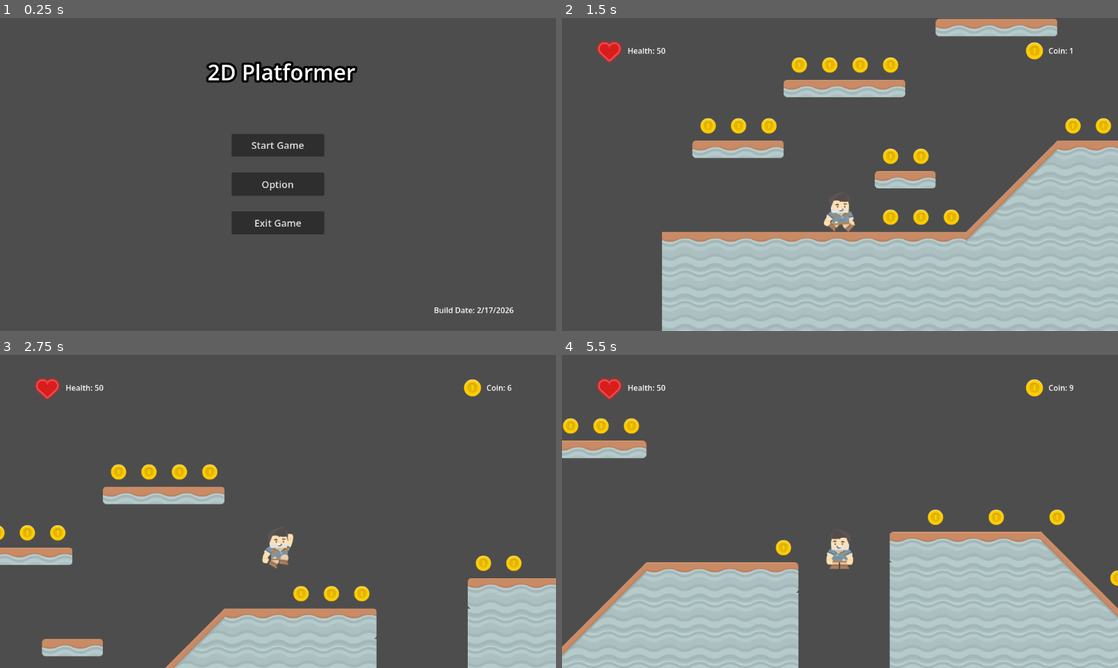
Above: before the commit, frames 1-4 (two rows, left to right).
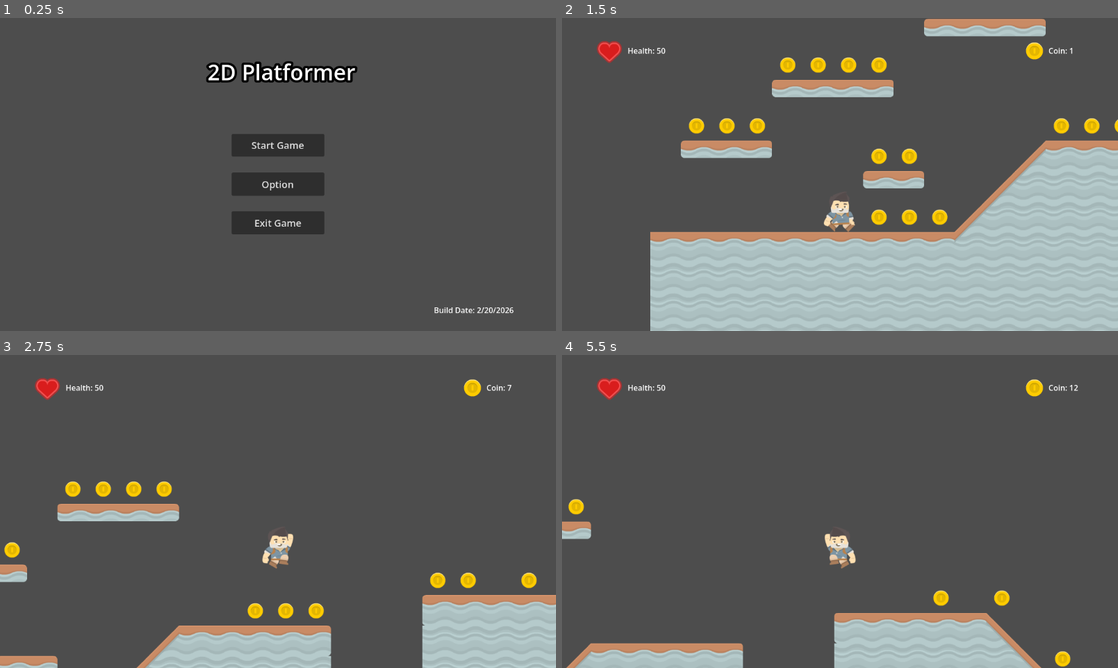
Above: after the commit, the same moments.

Repository: CBKain23/godotprojectplayground
Game: Godot game, scene res://ui/main_menu.tscn
Two runs of this game, one before a commit and one after it. Both use one fixed random seed, a clock stepped at 60 frames per second and the inputs below.
Inputs:
- Up to frame 1 (0.25 s): no input
- Up to frame 2 (1.5 s): click "Start Game" at 0.5 s; hold Right (move_right) from 1.28 s (still down); hold Shift (sprint) from 1.28 s (still down)
- Up to frame 3 (2.75 s): keep holding Right (move_right); tap Space (jump) at 1.52, 2.27 s; release Shift (sprint) at 2.03 s; tap Shift (sprint) at 2.1 s
- Up to frame 4 (5.5 s): release Right (move_right) at 2.78 s; hold Left (move_left) 2.78-3.53 s; hold Shift (sprint) 2.78-3.53 s; hold Right (move_right) 3.53-5.03 s; tap Shift (sprint) at 3.6, 5.1 s; tap Space (jump) at 3.77, 4.52, 5.27 s; hold Shift (sprint) 4.28-5.03 s; hold Left (move_left) from 5.03 s (still down)

The runs differ from the first frame. In frame 1, less than 0.1% of the frame differs, in the area x 87-89%, y 92-95%; in frame 2, 6.6%; in frame 3, 14%; in frame 4, 28%, in the area x 0-100%, y 9-100%.

Commit message:
Implemented Sprinting plus new build

Diff:
--- a/levels/2d_playground_space.tscn
+++ b/levels/2d_playground_space.tscn
@@ -40,71 +40,71 @@
 
 [connection signal="body_entered" from="TileMap/MapLayer/EndGameFlag" to="TileMap/MapLayer/EndGameFlag" method="_on_body_entered"]
 [connection signal="area_entered" from="TileMap/CollectibleLayer/Coin" to="TileMap/CollectibleLayer/Coin" method="_on_area_entered"]
-[connection signal="area_entered" from="TileMap/CollectibleLayer/@Area2D@26524" to="TileMap/CollectibleLayer/@Area2D@26524" method="_on_area_entered"]
-[connection signal="area_entered" from="TileMap/CollectibleLayer/@Area2D@26525" to="TileMap/CollectibleLayer/@Area2D@26525" method="_on_area_entered"]
-[connection signal="area_entered" from="TileMap/CollectibleLayer/@Area2D@26526" to="TileMap/CollectibleLayer/@Area2D@26526" method="_on_area_entered"]
-[connection signal="area_entered" from="TileMap/CollectibleLayer/@Area2D@26527" to="TileMap/CollectibleLayer/@Area2D@26527" method="_on_area_entered"]
-[connection signal="area_entered" from="TileMap/CollectibleLayer/@Area2D@26528" to="TileMap/CollectibleLayer/@Area2D@26528" method="_on_area_entered"]
-[connection signal="area_entered" from="TileMap/CollectibleLayer/@Area2D@26529" to="TileMap/CollectibleLayer/@Area2D@26529" method="_on_area_entered"]
-[connection signal="area_entered" from="TileMap/CollectibleLayer/@Area2D@26530" to="TileMap/CollectibleLayer/@Area2D@26530" method="_on_area_entered"]
-[connection signal="area_entered" from="TileMap/CollectibleLayer/@Area2D@26531" to="TileMap/CollectibleLayer/@Area2D@26531" method="_on_area_entered"]
-[connection signal="area_entered" from="TileMap/CollectibleLayer/@Area2D@26532" to="TileMap/CollectibleLayer/@Area2D@26532" method="_on_area_entered"]
-[connection signal="area_entered" from="TileMap/CollectibleLayer/@Area2D@26533" to="TileMap/CollectibleLayer/@Area2D@26533" method="_on_area_entered"]
-[connection signal="area_entered" from="TileMap/CollectibleLayer/@Area2D@26534" to="TileMap/CollectibleLayer/@Area2D@26534" method="_on_area_entered"]
-[connection signal="area_entered" from="TileMap/CollectibleLayer/@Area2D@26535" to="TileMap/CollectibleLayer/@Area2D@26535" method="_on_area_entered"]
-[connection signal="area_entered" from="TileMap/CollectibleLayer/@Area2D@26536" to="TileMap/CollectibleLayer/@Area2D@26536" method="_on_area_entered"]
-[connection signal="area_entered" from="TileMap/CollectibleLayer/@Area2D@26537" to="TileMap/CollectibleLayer/@Area2D@26537" method="_on_area_entered"]
-[connection signal="area_entered" from="TileMap/CollectibleLayer/@Area2D@26538" to="TileMap/CollectibleLayer/@Area2D@26538" method="_on_area_entered"]
-[connection signal="area_entered" from="TileMap/CollectibleLayer/@Area2D@26539" to="TileMap/CollectibleLayer/@Area2D@26539" method="_on_area_entered"]
-[connection signal="area_entered" from="TileMap/CollectibleLayer/@Area2D@26540" to="TileMap/CollectibleLayer/@Area2D@26540" method="_on_area_entered"]
-[connection signal="area_entered" from="TileMap/CollectibleLayer/@Area2D@26541" to="TileMap/CollectibleLayer/@Area2D@26541" method="_on_area_entered"]
-[connection signal="area_entered" from="TileMap/CollectibleLayer/@Area2D@26542" to="TileMap/CollectibleLayer/@Area2D@26542" method="_on_area_entered"]
-[connection signal="area_entered" from="TileMap/CollectibleLayer/@Area2D@26543" to="TileMap/CollectibleLayer/@Area2D@26543" method="_on_area_entered"]
-[connection signal="area_entered" from="TileMap/CollectibleLayer/@Area2D@26544" to="TileMap/CollectibleLayer/@Area2D@26544" method="_on_area_entered"]
-[connection signal="area_entered" from="TileMap/CollectibleLayer/@Area2D@26545" to="TileMap/CollectibleLayer/@Area2D@26545" method="_on_area_entered"]
-[connection signal="area_entered" from="TileMap/CollectibleLayer/@Area2D@26546" to="TileMap/CollectibleLayer/@Area2D@26546" method="_on_area_entered"]
-[connection signal="area_entered" from="TileMap/CollectibleLayer/@Area2D@26547" to="TileMap/CollectibleLayer/@Area2D@26547" method="_on_area_entered"]
-[connection signal="area_entered" from="TileMap/CollectibleLayer/@Area2D@26548" to="TileMap/CollectibleLayer/@Area2D@26548" method="_on_area_entered"]
-[connection signal="area_entered" from="TileMap/CollectibleLayer/@Area2D@26549" to="TileMap/CollectibleLayer/@Area2D@26549" method="_on_area_entered"]
-[connection signal="area_entered" from="TileMap/CollectibleLayer/@Area2D@26550" to="TileMap/CollectibleLayer/@Area2D@26550" method="_on_area_entered"]
-[connection signal="area_entered" from="TileMap/CollectibleLayer/@Area2D@26551" to="TileMap/CollectibleLayer/@Area2D@26551" method="_on_area_entered"]
-[connection signal="area_entered" from="TileMap/CollectibleLayer/@Area2D@26552" to="TileMap/CollectibleLayer/@Area2D@26552" method="_on_area_entered"]
-[connection signal="area_entered" from="TileMap/CollectibleLayer/@Area2D@26553" to="TileMap/CollectibleLayer/@Area2D@26553" method="_on_area_entered"]
-[connection signal="area_entered" from="TileMap/CollectibleLayer/@Area2D@26554" to="TileMap/CollectibleLayer/@Area2D@26554" method="_on_area_entered"]
-[connection signal="area_entered" from="TileMap/CollectibleLayer/@Area2D@26555" to="TileMap/CollectibleLayer/@Area2D@26555" method="_on_area_entered"]
-[connection signal="area_entered" from="TileMap/CollectibleLayer/@Area2D@26556" to="TileMap/CollectibleLayer/@Area2D@26556" method="_on_area_entered"]
-[connection signal="area_entered" from="TileMap/CollectibleLayer/@Area2D@26557" to="TileMap/CollectibleLayer/@Area2D@26557" method="_on_area_entered"]
-[connection signal="area_entered" from="TileMap/CollectibleLayer/@Area2D@26558" to="TileMap/CollectibleLayer/@Area2D@26558" method="_on_area_entered"]
-[connection signal="area_entered" from="TileMap/CollectibleLayer/@Area2D@26559" to="TileMap/CollectibleLayer/@Area2D@26559" method="_on_area_entered"]
-[connection signal="area_entered" from="TileMap/CollectibleLayer/@Area2D@26560" to="TileMap/CollectibleLayer/@Area2D@26560" method="_on_area_entered"]
-[connection signal="area_entered" from="TileMap/CollectibleLayer/@Area2D@26561" to="TileMap/CollectibleLayer/@Area2D@26561" method="_on_area_entered"]
-[connection signal="area_entered" from="TileMap/CollectibleLayer/@Area2D@26562" to="TileMap/CollectibleLayer/@Area2D@26562" method="_on_area_entered"]
-[connection signal="area_entered" from="TileMap/CollectibleLayer/@Area2D@26563" to="TileMap/CollectibleLayer/@Area2D@26563" method="_on_area_entered"]
-[connection signal="area_entered" from="TileMap/CollectibleLayer/@Area2D@26564" to="TileMap/CollectibleLayer/@Area2D@26564" method="_on_area_entered"]
-[connection signal="area_entered" from="TileMap/CollectibleLayer/@Area2D@26565" to="TileMap/CollectibleLayer/@Area2D@26565" method="_on_area_entered"]
-[connection signal="area_entered" from="TileMap/CollectibleLayer/@Area2D@26566" to="TileMap/CollectibleLayer/@Area2D@26566" method="_on_area_entered"]
-[connection signal="area_entered" from="TileMap/CollectibleLayer/@Area2D@26567" to="TileMap/CollectibleLayer/@Area2D@26567" method="_on_area_entered"]
-[connection signal="area_entered" from="TileMap/CollectibleLayer/@Area2D@26568" to="TileMap/CollectibleLayer/@Area2D@26568" method="_on_area_entered"]
-[connection signal="area_entered" from="TileMap/CollectibleLayer/@Area2D@26569" to="TileMap/CollectibleLayer/@Area2D@26569" method="_on_area_entered"]
-[connection signal="area_entered" from="TileMap/CollectibleLayer/@Area2D@26570" to="TileMap/CollectibleLayer/@Area2D@26570" method="_on_area_entered"]
-[connection signal="area_entered" from="TileMap/CollectibleLayer/@Area2D@26571" to="TileMap/CollectibleLayer/@Area2D@26571" method="_on_area_entered"]
-[connection signal="area_entered" from="TileMap/CollectibleLayer/@Area2D@26572" to="TileMap/CollectibleLayer/@Area2D@26572" method="_on_area_entered"]
-[connection signal="area_entered" from="TileMap/CollectibleLayer/@Area2D@26573" to="TileMap/CollectibleLayer/@Area2D@26573" method="_on_area_entered"]
-[connection signal="area_entered" from="TileMap/CollectibleLayer/@Area2D@26574" to="TileMap/CollectibleLayer/@Area2D@26574" method="_on_area_entered"]
-[connection signal="area_entered" from="TileMap/CollectibleLayer/@Area2D@26575" to="TileMap/CollectibleLayer/@Area2D@26575" method="_on_area_entered"]
-[connection signal="area_entered" from="TileMap/CollectibleLayer/@Area2D@26576" to="TileMap/CollectibleLayer/@Area2D@26576" method="_on_area_entered"]
-[connection signal="area_entered" from="TileMap/CollectibleLayer/@Area2D@26577" to="TileMap/CollectibleLayer/@Area2D@26577" method="_on_area_entered"]
-[connection signal="area_entered" from="TileMap/CollectibleLayer/@Area2D@26578" to="TileMap/CollectibleLayer/@Area2D@26578" method="_on_area_entered"]
-[connection signal="area_entered" from="TileMap/CollectibleLayer/@Area2D@26579" to="TileMap/CollectibleLayer/@Area2D@26579" method="_on_area_entered"]
-[connection signal="area_entered" from="TileMap/CollectibleLayer/@Area2D@26580" to="TileMap/CollectibleLayer/@Area2D@26580" method="_on_area_entered"]
-[connection signal="area_entered" from="TileMap/CollectibleLayer/@Area2D@26581" to="TileMap/CollectibleLayer/@Area2D@26581" method="_on_area_entered"]
-[connection signal="area_entered" from="TileMap/CollectibleLayer/@Area2D@26582" to="TileMap/CollectibleLayer/@Area2D@26582" method="_on_area_entered"]
-[connection signal="area_entered" from="TileMap/CollectibleLayer/@Area2D@26583" to="TileMap/CollectibleLayer/@Area2D@26583" method="_on_area_entered"]
-[connection signal="area_entered" from="TileMap/CollectibleLayer/@Area2D@26584" to="TileMap/CollectibleLayer/@Area2D@26584" method="_on_area_entered"]
-[connection signal="area_entered" from="TileMap/CollectibleLayer/@Area2D@26585" to="TileMap/CollectibleLayer/@Area2D@26585" method="_on_area_entered"]
-[connection signal="area_entered" from="TileMap/CollectibleLayer/@Area2D@26586" to="TileMap/CollectibleLayer/@Area2D@26586" method="_on_area_entered"]
-[connection signal="area_entered" from="TileMap/CollectibleLayer/@Area2D@26587" to="TileMap/CollectibleLayer/@Area2D@26587" method="_on_area_entered"]
-[connection signal="area_entered" from="TileMap/CollectibleLayer/@Area2D@26588" to="TileMap/CollectibleLayer/@Area2D@26588" method="_on_area_entered"]
-[connection signal="area_entered" from="TileMap/CollectibleLayer/@Area2D@26589" to="TileMap/CollectibleLayer/@Area2D@26589" method="_on_area_entered"]
-[connection signal="area_entered" from="TileMap/CollectibleLayer/@Area2D@26590" to="TileMap/CollectibleLayer/@Area2D@26590" method="_on_area_entered"]
-[connection signal="area_entered" from="TileMap/CollectibleLayer/@Area2D@26591" to="TileMap/CollectibleLayer/@Area2D@26591" method="_on_area_entered"]
+[connection signal="area_entered" from="TileMap/CollectibleLayer/@Area2D@31018" to="TileMap/CollectibleLayer/@Area2D@31018" method="_on_area_entered"]
+[connection signal="area_entered" from="TileMap/CollectibleLayer/@Area2D@31019" to="TileMap/CollectibleLayer/@Area2D@31019" method="_on_area_entered"]
+[connection signal="area_entered" from="TileMap/CollectibleLayer/@Area2D@31020" to="TileMap/CollectibleLayer/@Area2D@31020" method="_on_area_entered"]
+[connection signal="area_entered" from="TileMap/CollectibleLayer/@Area2D@31021" to="TileMap/CollectibleLayer/@Area2D@31021" method="_on_area_entered"]
+[connection signal="area_entered" from="TileMap/CollectibleLayer/@Area2D@31022" to="TileMap/CollectibleLayer/@Area2D@31022" method="_on_area_entered"]
+[connection signal="area_entered" from="TileMap/CollectibleLayer/@Area2D@31023" to="TileMap/CollectibleLayer/@Area2D@31023" method="_on_area_entered"]
+[connection signal="area_entered" from="TileMap/CollectibleLayer/@Area2D@31024" to="TileMap/CollectibleLayer/@Area2D@31024" method="_on_area_entered"]
+[connection signal="area_entered" from="TileMap/CollectibleLayer/@Area2D@31025" to="TileMap/CollectibleLayer/@Area2D@31025" method="_on_area_entered"]
+[connection signal="area_entered" from="TileMap/CollectibleLayer/@Area2D@31026" to="TileMap/CollectibleLayer/@Area2D@31026" method="_on_area_entered"]
+[connection signal="area_entered" from="TileMap/CollectibleLayer/@Area2D@31027" to="TileMap/CollectibleLayer/@Area2D@31027" method="_on_area_entered"]
+[connection signal="area_entered" from="TileMap/CollectibleLayer/@Area2D@31028" to="TileMap/CollectibleLayer/@Area2D@31028" method="_on_area_entered"]
+[connection signal="area_entered" from="TileMap/CollectibleLayer/@Area2D@31029" to="TileMap/CollectibleLayer/@Area2D@31029" method="_on_area_entered"]
+[connection signal="area_entered" from="TileMap/CollectibleLayer/@Area2D@31030" to="TileMap/CollectibleLayer/@Area2D@31030" method="_on_area_entered"]
+[connection signal="area_entered" from="TileMap/CollectibleLayer/@Area2D@31031" to="TileMap/CollectibleLayer/@Area2D@31031" method="_on_area_entered"]
+[connection signal="area_entered" from="TileMap/CollectibleLayer/@Area2D@31032" to="TileMap/CollectibleLayer/@Area2D@31032" method="_on_area_entered"]
+[connection signal="area_entered" from="TileMap/CollectibleLayer/@Area2D@31033" to="TileMap/CollectibleLayer/@Area2D@31033" method="_on_area_entered"]
+[connection signal="area_entered" from="TileMap/CollectibleLayer/@Area2D@31034" to="TileMap/CollectibleLayer/@Area2D@31034" method="_on_area_entered"]
+[connection signal="area_entered" from="TileMap/CollectibleLayer/@Area2D@31035" to="TileMap/CollectibleLayer/@Area2D@31035" method="_on_area_entered"]
+[connection signal="area_entered" from="TileMap/CollectibleLayer/@Area2D@31036" to="TileMap/CollectibleLayer/@Area2D@31036" method="_on_area_entered"]
+[connection signal="area_entered" from="TileMap/CollectibleLayer/@Area2D@31037" to="TileMap/CollectibleLayer/@Area2D@31037" method="_on_area_entered"]
+[connection signal="area_entered" from="TileMap/CollectibleLayer/@Area2D@31038" to="TileMap/CollectibleLayer/@Area2D@31038" method="_on_area_entered"]
+[connection signal="area_entered" from="TileMap/CollectibleLayer/@Area2D@31039" to="TileMap/CollectibleLayer/@Area2D@31039" method="_on_area_entered"]
+[connection signal="area_entered" from="TileMap/CollectibleLayer/@Area2D@31040" to="TileMap/CollectibleLayer/@Area2D@31040" method="_on_area_entered"]
+[connection signal="area_entered" from="TileMap/CollectibleLayer/@Area2D@31041" to="TileMap/CollectibleLayer/@Area2D@31041" method="_on_area_entered"]
+[connection signal="area_entered" from="TileMap/CollectibleLayer/@Area2D@31042" to="TileMap/CollectibleLayer/@Area2D@31042" method="_on_area_entered"]
+[connection signal="area_entered" from="TileMap/CollectibleLayer/@Area2D@31043" to="TileMap/CollectibleLayer/@Area2D@31043" method="_on_area_entered"]
+[connection signal="area_entered" from="TileMap/CollectibleLayer/@Area2D@31044" to="TileMap/CollectibleLayer/@Area2D@31044" method="_on_area_entered"]
+[connection signal="area_entered" from="TileMap/CollectibleLayer/@Area2D@31045" to="TileMap/CollectibleLayer/@Area2D@31045" method="_on_area_entered"]
+[connection signal="area_entered" from="TileMap/CollectibleLayer/@Area2D@31046" to="TileMap/CollectibleLayer/@Area2D@31046" method="_on_area_entered"]
+[connection signal="area_entered" from="TileMap/CollectibleLayer/@Area2D@31047" to="TileMap/CollectibleLayer/@Area2D@31047" method="_on_area_entered"]
+[connection signal="area_entered" from="TileMap/CollectibleLayer/@Area2D@31048" to="TileMap/CollectibleLayer/@Area2D@31048" method="_on_area_entered"]
+[connection signal="area_entered" from="TileMap/CollectibleLayer/@Area2D@31049" to="TileMap/CollectibleLayer/@Area2D@31049" method="_on_area_entered"]
+[connection signal="area_entered" from="TileMap/CollectibleLayer/@Area2D@31050" to="TileMap/CollectibleLayer/@Area2D@31050" method="_on_area_entered"]
+[connection signal="area_entered" from="TileMap/CollectibleLayer/@Area2D@31051" to="TileMap/CollectibleLayer/@Area2D@31051" method="_on_area_entered"]
+[connection signal="area_entered" from="TileMap/CollectibleLayer/@Area2D@31052" to="TileMap/CollectibleLayer/@Area2D@31052" method="_on_area_entered"]
+[connection signal="area_entered" from="TileMap/CollectibleLayer/@Area2D@31053" to="TileMap/CollectibleLayer/@Area2D@31053" method="_on_area_entered"]
+[connection signal="area_entered" from="TileMap/CollectibleLayer/@Area2D@31054" to="TileMap/CollectibleLayer/@Area2D@31054" method="_on_area_entered"]
+[connection signal="area_entered" from="TileMap/CollectibleLayer/@Area2D@31055" to="TileMap/CollectibleLayer/@Area2D@31055" method="_on_area_entered"]
+[connection signal="area_entered" from="TileMap/CollectibleLayer/@Area2D@31056" to="TileMap/CollectibleLayer/@Area2D@31056" method="_on_area_entered"]
+[connection signal="area_entered" from="TileMap/CollectibleLayer/@Area2D@31057" to="TileMap/CollectibleLayer/@Area2D@31057" method="_on_area_entered"]
+[connection signal="area_entered" from="TileMap/CollectibleLayer/@Area2D@31058" to="TileMap/CollectibleLayer/@Area2D@31058" method="_on_area_entered"]
+[connection signal="area_entered" from="TileMap/CollectibleLayer/@Area2D@31059" to="TileMap/CollectibleLayer/@Area2D@31059" method="_on_area_entered"]
+[connection signal="area_entered" from="TileMap/CollectibleLayer/@Area2D@31060" to="TileMap/CollectibleLayer/@Area2D@31060" method="_on_area_entered"]
+[connection signal="area_entered" from="TileMap/CollectibleLayer/@Area2D@31061" to="TileMap/CollectibleLayer/@Area2D@31061" method="_on_area_entered"]
+[connection signal="area_entered" from="TileMap/CollectibleLayer/@Area2D@31062" to="TileMap/CollectibleLayer/@Area2D@31062" method="_on_area_entered"]
+[connection signal="area_entered" from="TileMap/CollectibleLayer/@Area2D@31063" to="TileMap/CollectibleLayer/@Area2D@31063" method="_on_area_entered"]
+[connection signal="area_entered" from="TileMap/CollectibleLayer/@Area2D@31064" to="TileMap/CollectibleLayer/@Area2D@31064" method="_on_area_entered"]
+[connection signal="area_entered" from="TileMap/CollectibleLayer/@Area2D@31065" to="TileMap/CollectibleLayer/@Area2D@31065" method="_on_area_entered"]
+[connection signal="area_entered" from="TileMap/CollectibleLayer/@Area2D@31066" to="TileMap/CollectibleLayer/@Area2D@31066" method="_on_area_entered"]
+[connection signal="area_entered" from="TileMap/CollectibleLayer/@Area2D@31067" to="TileMap/CollectibleLayer/@Area2D@31067" method="_on_area_entered"]
+[connection signal="area_entered" from="TileMap/CollectibleLayer/@Area2D@31068" to="TileMap/CollectibleLayer/@Area2D@31068" method="_on_area_entered"]
+[connection signal="area_entered" from="TileMap/CollectibleLayer/@Area2D@31069" to="TileMap/CollectibleLayer/@Area2D@31069" method="_on_area_entered"]
+[connection signal="area_entered" from="TileMap/CollectibleLayer/@Area2D@31070" to="TileMap/CollectibleLayer/@Area2D@31070" method="_on_area_entered"]
+[connection signal="area_entered" from="TileMap/CollectibleLayer/@Area2D@31071" to="TileMap/CollectibleLayer/@Area2D@31071" method="_on_area_entered"]
+[connection signal="area_entered" from="TileMap/CollectibleLayer/@Area2D@31072" to="TileMap/CollectibleLayer/@Area2D@31072" method="_on_area_entered"]
+[connection signal="area_entered" from="TileMap/CollectibleLayer/@Area2D@31073" to="TileMap/CollectibleLayer/@Area2D@31073" method="_on_area_entered"]
+[connection signal="area_entered" from="TileMap/CollectibleLayer/@Area2D@31074" to="TileMap/CollectibleLayer/@Area2D@31074" method="_on_area_entered"]
+[connection signal="area_entered" from="TileMap/CollectibleLayer/@Area2D@31075" to="TileMap/CollectibleLayer/@Area2D@31075" method="_on_area_entered"]
+[connection signal="area_entered" from="TileMap/CollectibleLayer/@Area2D@31076" to="TileMap/CollectibleLayer/@Area2D@31076" method="_on_area_entered"]
+[connection signal="area_entered" from="TileMap/CollectibleLayer/@Area2D@31077" to="TileMap/CollectibleLayer/@Area2D@31077" method="_on_area_entered"]
+[connection signal="area_entered" from="TileMap/CollectibleLayer/@Area2D@31078" to="TileMap/CollectibleLayer/@Area2D@31078" method="_on_area_entered"]
+[connection signal="area_entered" from="TileMap/CollectibleLayer/@Area2D@31079" to="TileMap/CollectibleLayer/@Area2D@31079" method="_on_area_entered"]
+[connection signal="area_entered" from="TileMap/CollectibleLayer/@Area2D@31080" to="TileMap/CollectibleLayer/@Area2D@31080" method="_on_area_entered"]
+[connection signal="area_entered" from="TileMap/CollectibleLayer/@Area2D@31081" to="TileMap/CollectibleLayer/@Area2D@31081" method="_on_area_entered"]
+[connection signal="area_entered" from="TileMap/CollectibleLayer/@Area2D@31082" to="TileMap/CollectibleLayer/@Area2D@31082" method="_on_area_entered"]
+[connection signal="area_entered" from="TileMap/CollectibleLayer/@Area2D@31083" to="TileMap/CollectibleLayer/@Area2D@31083" method="_on_area_entered"]
+[connection signal="area_entered" from="TileMap/CollectibleLayer/@Area2D@31084" to="TileMap/CollectibleLayer/@Area2D@31084" method="_on_area_entered"]
+[connection signal="area_entered" from="TileMap/CollectibleLayer/@Area2D@31085" to="TileMap/CollectibleLayer/@Area2D@31085" method="_on_area_entered"]
--- a/scripts/player_controller.gd
+++ b/scripts/player_controller.gd
@@ -20,7 +20,7 @@
 ##The acceleration float for the player character.
 @export var accelerFloat : float = 50.0
 
-@onready var sprintAcceler : float = accelerFloat * 1.5
+@onready var sprintAcceler : float = accelerFloat * 1.4
 
 ##The max speed in float for the player character.
 @export var maxSpeedFloat : float = 500.0
@@ -82,24 +82,34 @@
 	#Check to see if the player is inputting a directional button
 	if direction == 1.0:
 
+		#If the player inputted the sprint command
 		if sprinting:
-			pass
+			player.velocity.x += direction * sprintAcceler
 
-		#Add the direction times the Acceleration float variable to the
-		#player's x velocity
-		player.velocity.x += direction * accelerFloat
-
-		#If the player's x velocity is greater than the MAX Speed float variable,
-		#set the player's x velocity to the MAX Speed float variable
-		if player.velocity.x > maxSpeedFloat:
-			player.velocity.x = maxSpeedFloat
+			if player.velocity.x > maxSprintSpeed:
+				player.velocity.x = maxSprintSpeed
+		else:
+			#Add the direction times the Acceleration float variable to the
+			#player's x velocity
+			player.velocity.x += direction * accelerFloat
+			#If the player's x velocity is greater than the MAX Speed float variable,
+			#set the player's x velocity to the MAX Speed float variable
+			if player.velocity.x > maxSpeedFloat:
+				player.velocity.x = maxSpeedFloat
 
 	#Similar to the code above, but for the opposite directional input
 	elif direction == -1.0:
-		player.velocity.x -= -direction * accelerFloat
 
-		if player.velocity.x < -maxSpeedFloat:
-			player.velocity.x = -maxSpeedFloat
+		if sprinting:
+			player.velocity.x -= -direction * sprintAcceler
+
+			if player.velocity.x < -maxSprintSpeed:
+				player.velocity.x = -maxSprintSpeed
+		else:
+
+			player.velocity.x -= -direction * accelerFloat
+			if player.velocity.x < -maxSpeedFloat:
+				player.velocity.x = -maxSpeedFloat
 
 	#If the player isn't pressing any directional buttons, slow down the player's
 	#speed.
--- a/ui/main_menu.tscn
+++ b/ui/main_menu.tscn
@@ -12,7 +12,7 @@
 script = ExtResource("1_t7e0r")
 manager = NodePath("GameManager")
 month = 2
-day = 17
+day = 20
 
 [node name="MainControl" type="Control" parent="." unique_id=1976934822]
 layout_mode = 3
Not shown, changed: export_presets.cfg
Not shown, added: builds/feb20_26/v1/2DPlatformer.exe
